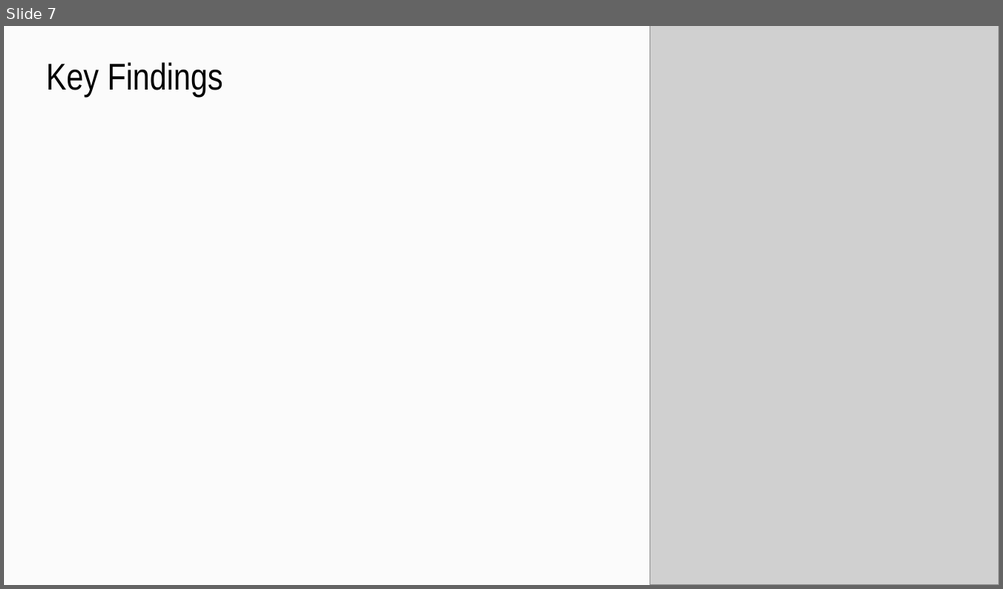
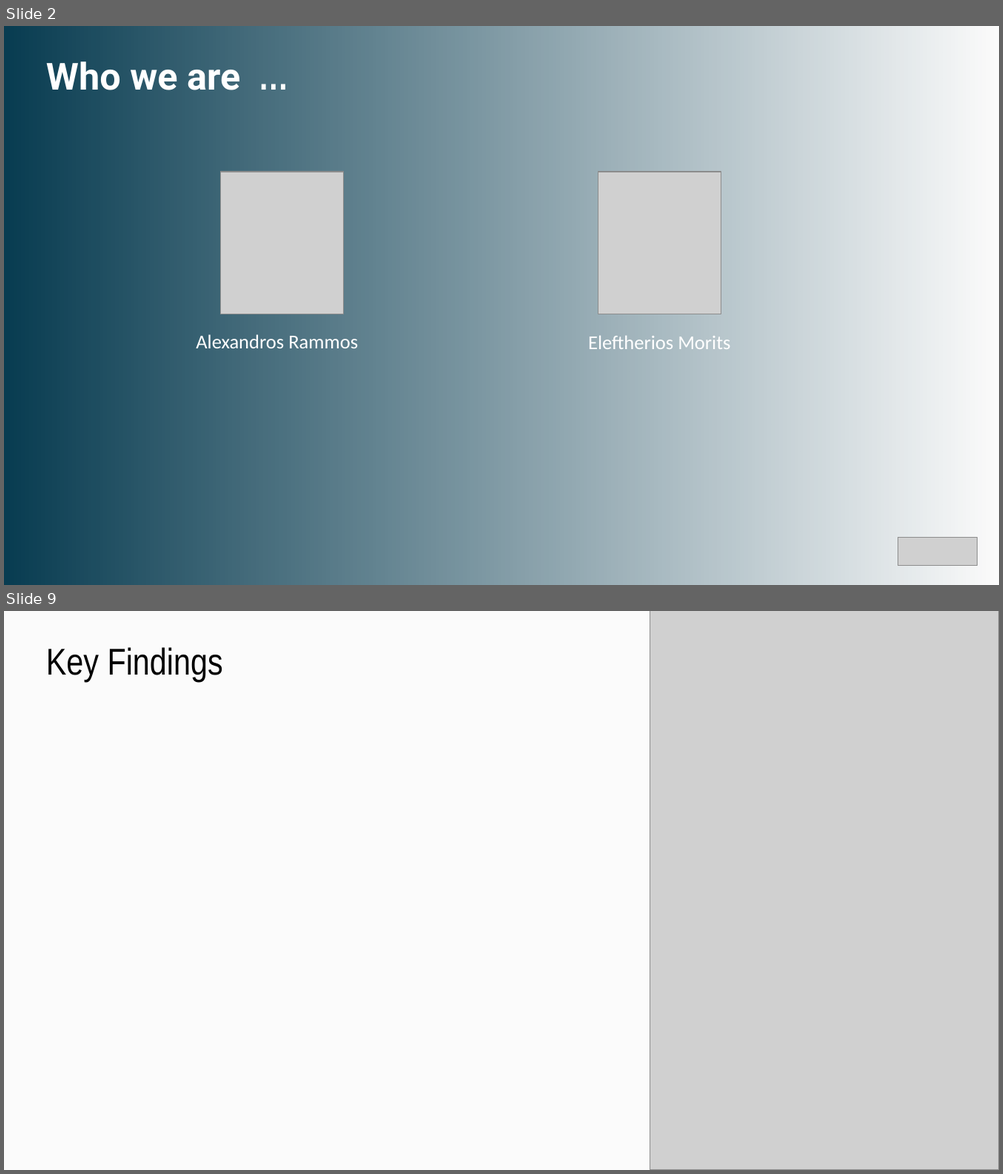
Before and after one commit to morkou/Healthcare, a slide deck: Data doctors.pptx. Shown one above the other, each under a label of ours: slide 7 before the commit, slides 2 and 9 after it; the slides between them are not shown. The pictures are 1003x589 and 1003x1174 pixels, drawn with LibreOffice and Linux fonts; fonts in the diff are those of the drawing; grey boxes stand for pictures; background and template pictures are left out; a plain dark background stands for a picture behind light text. Boxes give left, top, right and bottom in pixels: in the first picture for what was removed or moved away, otherwise in the second. Text is boxed around its words. In the diff, an @@ line names an element or a change of style, - is before the commit and + after.

```diff
--- a/Data doctors.pptx
+++ b/Data doctors.pptx
@@ slide 2 added at [4,26,999,585], background picture (left out); not listed: 1 template element that a slide beside it also shows @@
@@ rectangle added at [4,26,999,585], fill gradient #083C51, 19 pt, text #FFFFFF @@
+Alexandros Rammos
@@ title added at [46,62,240,90], 36 pt, text #FFFFFF, bold @@
+Who we are …
@@ picture added at [220,172,343,314] @@
@@ picture added at [598,172,720,314] @@
@@ text added at [588,336,730,349], 19 pt, text #FFFFFF @@
+Eleftherios Morits
@@ picture added at [898,538,977,566] @@
@@ what was slide 7 is now slide 9 @@
```
Also in this commit, not shown: 5 slides changed, 2 other slides added, 1 slide removed.
